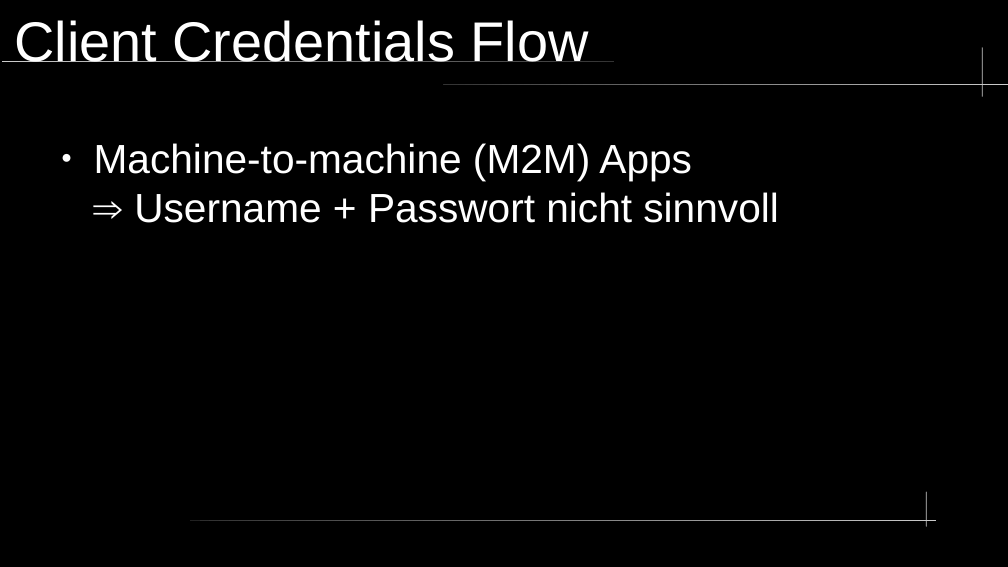
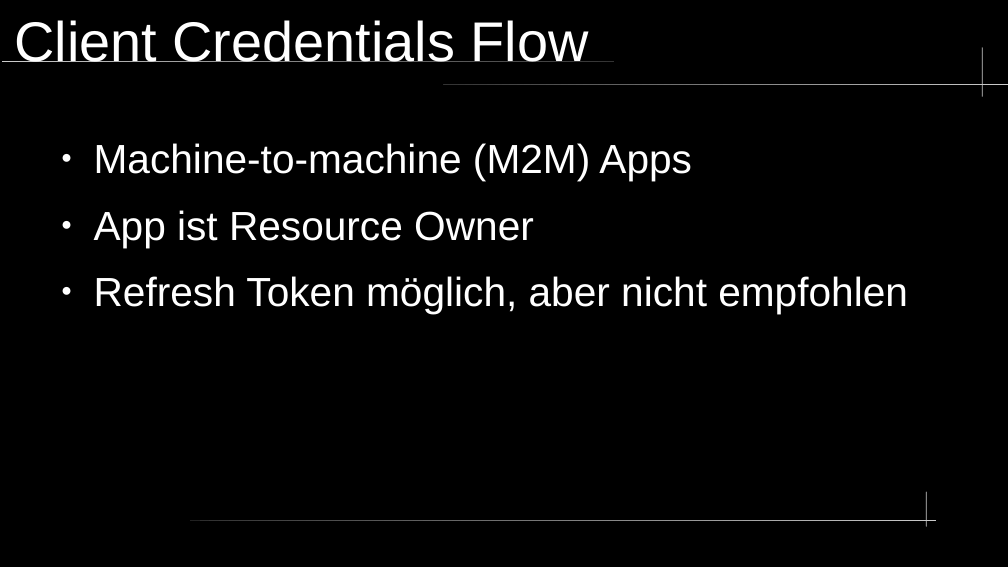
Before and after one commit to nkilders/e-portfolio-oauth2, a slide deck: slide 14 of presentation/OAuth2.odp (slide 11 before the commit). Drawn at 1008x567 pixels with LibreOffice and Linux fonts; fonts in the diff are those of the drawing. Boxes give left, top, right and bottom in pixels: in the first picture for what was removed or moved away, otherwise in the second. Text is boxed around its words. In the diff, an @@ line names an element or a change of style, - is before the commit and + after.

```diff
--- a/presentation/OAuth2.odp
+++ b/presentation/OAuth2.odp
@@ text at bbox=[94, 143, 908, 314]: text changed @@
-● Machine-to-machine (M2M) Apps
-  ⇒ Username + Passwort nicht sinnvoll
+● Machine-to-machine (M2M) Apps
+● App ist Resource Owner
+● Refresh Token möglich, aber nicht empfohlen
```
Also in this commit, not shown: 8 other slides changed, 3 slides added, 1 other file.
